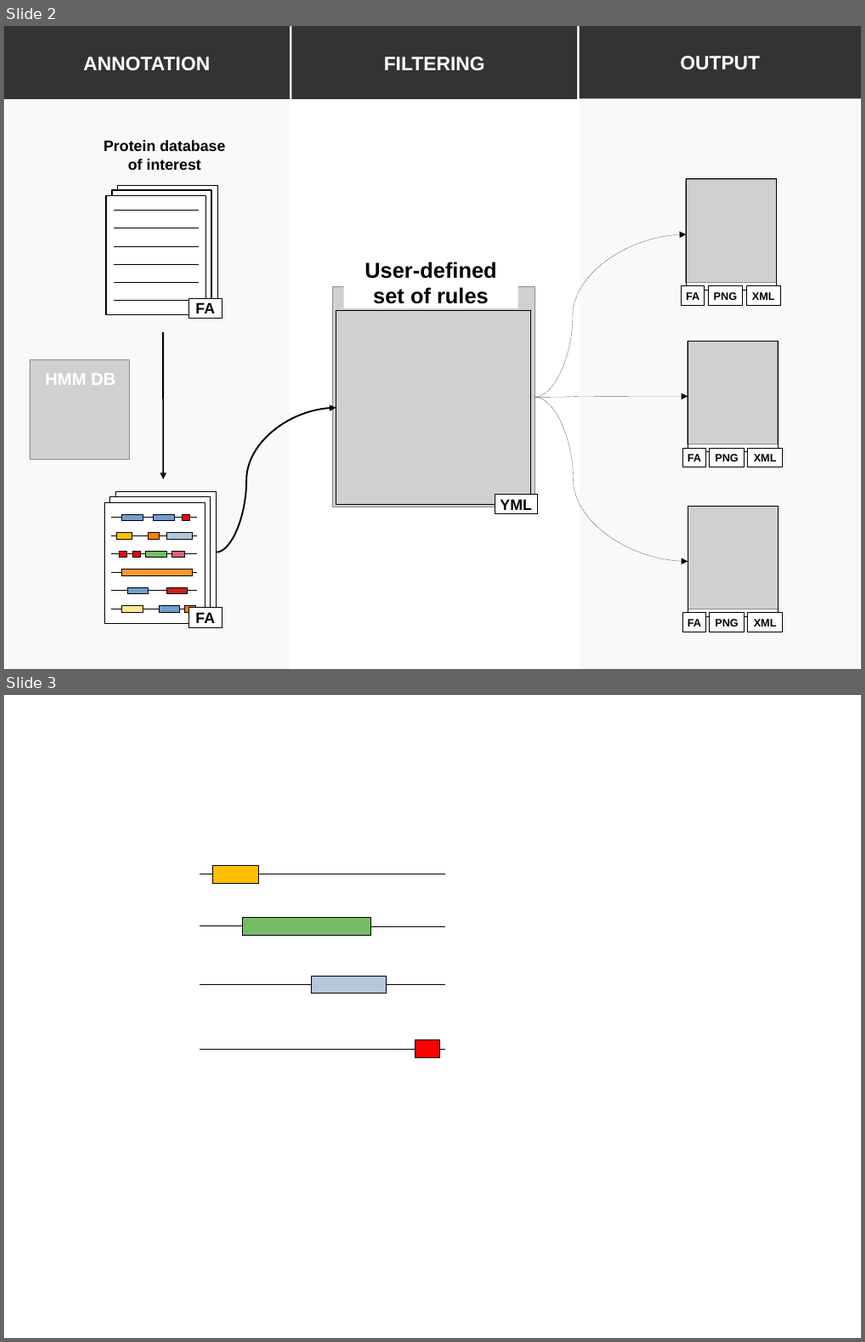
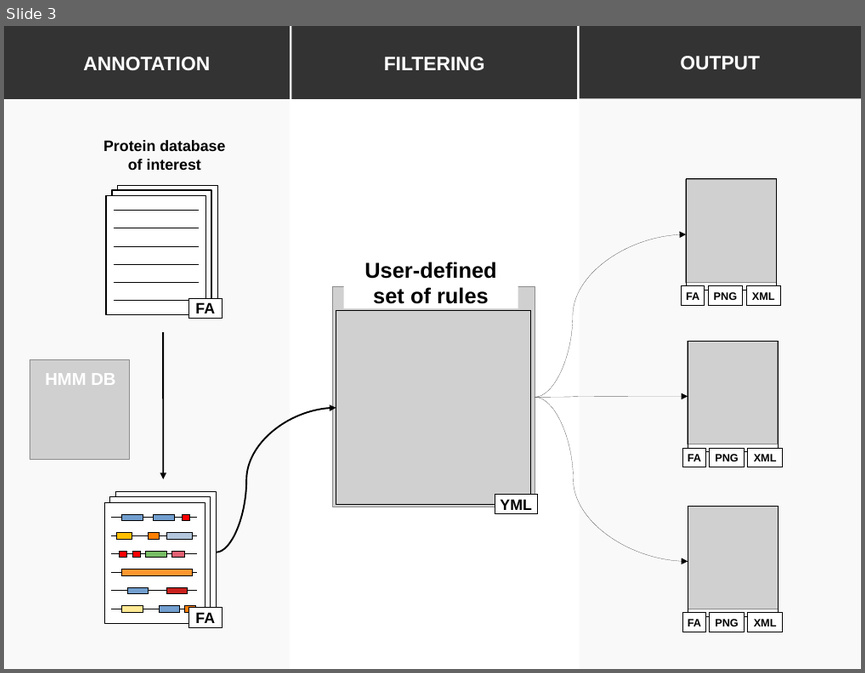
Before and after one commit to nchePortfolio/cusProSe, a slide deck: docs/prosecda/cusprose_pipeline.odp. Shown one above the other, each under a label of ours: slides 2 and 3 before the commit, slide 3 after it. The pictures are 865x1342 and 865x673 pixels, drawn with LibreOffice and Linux fonts; fonts in the diff are those of the drawing; grey boxes stand for pictures. Boxes give left, top, right and bottom in pixels: in the first picture for what was removed or moved away, otherwise in the second. Text is boxed around its words. In the diff, an @@ line names an element or a change of style, - is before the commit and + after.

```diff
--- a/docs/prosecda/cusprose_pipeline.odp
+++ b/docs/prosecda/cusprose_pipeline.odp
@@ slide 3 removed at box(4, 695, 861, 1338), background #FFFFFF @@
@@ rectangle removed at box(212, 865, 259, 883) @@
@@ line removed from (200, 873) to (445, 873) @@
@@ rectangle removed at box(243, 918, 371, 936) @@
@@ line removed from (200, 926) to (445, 926) @@
@@ line removed from (200, 984) to (445, 984) @@
@@ rectangle removed at box(311, 975, 386, 993) @@
@@ line removed from (200, 1049) to (445, 1049) @@
@@ rectangle removed at box(415, 1039, 439, 1057) @@
@@ what was slide 2 is now slide 3 @@
```
Also in this commit, not shown: 1 slide changed, 2 slides added, 2 other files.
